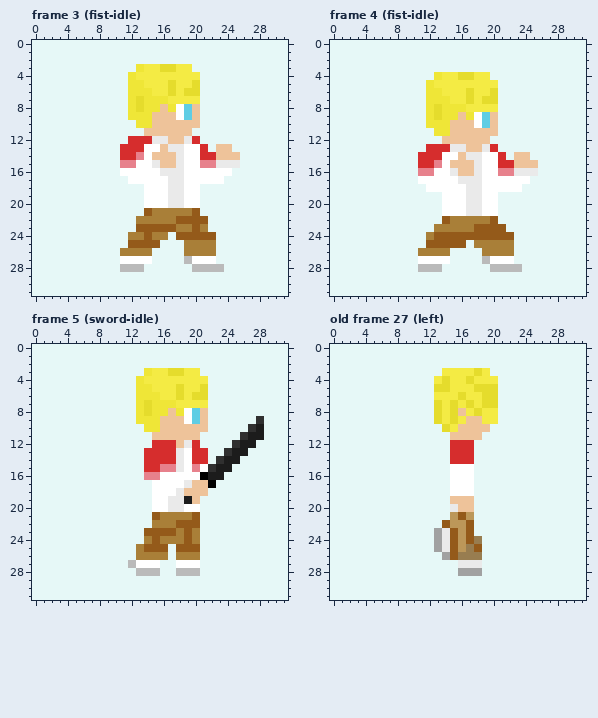
Pixel-art file, stored at Assets/Art/Aseprite/tommyinnit.aseprite. Above, as it was before the edit.
32x32 pixels, 42 frames. Colours within 5 levels of each other are drawn and written as one. Shown: frame 3 (fist-idle), frame 4 (fist-idle), frame 5 (sword-idle), old frame 27 (left). The commit also changed other frames, which this record leaves out.
After the commit:
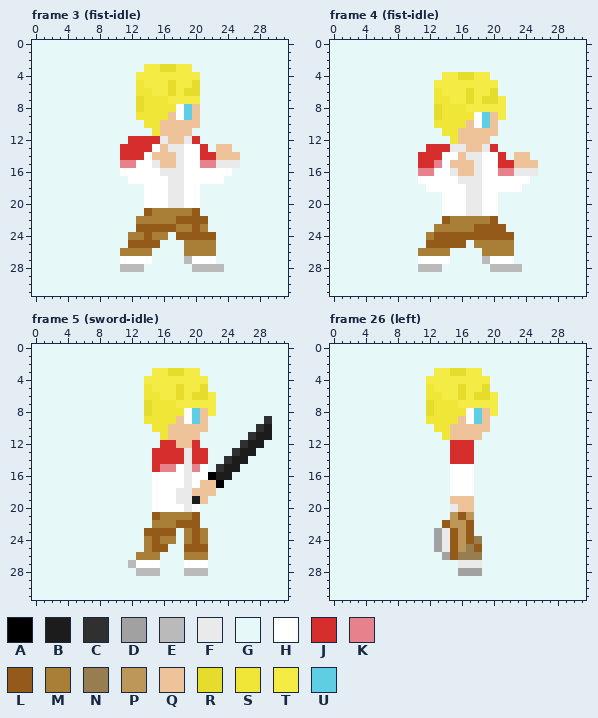
Palette (. is transparent): A #000000  B #1c1c1c  C #303030  D #a1a1a1  E #bababa  F #eaeaea  G #e6f8f7  H #ffffff  J #d62d2d  K #e7818c  L #945a1a  M #a97f38  N #987d50  P #bc9759  Q #eec39a  R #e5dc2c  S #efe637  T #f4eb44  U #5fcde4
The exact change:
frames 42 -> 41
--- frame 3 (fist-idle), layer "Layer 1"
@@ x 10..18 @@
  2 GGGGGGGGG
- 3 GGGSTTRRT
- 4 GGSTTTTTT
- 5 GGSSTTTRT
- 6 GGSSSTTRT
- 7 GGSRSSSTT
- 8 GGSRSSQSH
- 9 GGSSSQQQH
-10 GGGSSQQQQ
-11 GGGGQQQQQ
-12 GGJJJFFQQ
-13 GJJJHHQFF
-14 GJJKHQQQF
+ 3 GGGGTTRRT
+ 4 GGGTTTTTT
+ 5 GGGSTTTRT
+ 6 GGGSSTTRT
+ 7 GGGRSSSTT
+ 8 GGGRSSSSH
+ 9 GGGSSSSQH
+10 GGGGSSQQQ
+11 GGGGGSQQQ
+12 GGJJJJFQQ
+13 GJJJJHQFF
+14 GJJJHQQQF
 15 GKKHHFQQF
--- frame 4 (fist-idle), layer "Layer 1"
@@ x 10..23 @@
  3 GGGGGGGGGGGGGG
- 4 GGGSTTRRTTGGGG
- 5 GGSTTTTTTTTGGG
- 6 GGSSTTTRTTRGGG
- 7 GGSSSTTRTRRGGG
- 8 GGSRSSSTTTTGGG
- 9 GGSRSSQSHUQGGG
-10 GGSSSQQQHUQGGG
-11 GGGSSQQQQQQGGG
-12 GGGGQQQQQQGGGG
+ 4 GGGGTTRRTTGGGG
+ 5 GGGTTTTTTTTGGG
+ 6 GGGSTTTRTTRGGG
+ 7 GGGSSTTRTRRTGG
+ 8 GGGRSSSTTTTTGG
+ 9 GGGRSSSSHUQTGG
+10 GGGSSSSQHUQGGG
+11 GGGGSSQQQQQGGG
+12 GGGGGSQQQQGGGG
 13 GGJJJFFQQFJGGG
--- frame 5 (sword-idle), layers "sword", "Layer 1"
@@ x 11..31 @@
  2 GGGGGGGGGGGGGGGGGGGGG
- 3 GGGSTTRRTTGGGGGGGGGGG
- 4 GGSTTTTTTTTGGGGGGGGGG
- 5 GGSSTTTRTTRGGGGGGGGGG
- 6 GGSSSTTRTRRGGGGGGGGGG
- 7 GGSRSSSTTTTGGGGGGGGGG
- 8 GGSRSSQSHUQGGGGGGGGGG
- 9 GGSSSQQQHUQGGGGGGCGGG
-10 GGGSSQQQQQQGGGGGCBGGG
-11 GGGGQQQQQQGGGGGCBBGGG
-12 GGGGJJJQFJGGGGCBBGGGG
-13 GGGJJJJFHJJGGCBBGGGGG
-14 GGGJJJJFHJJGCBBGGGGGG
-15 GGGJJKKFHKHCBBGGGGGGG
-16 GGGKKHHHHHABBGGGGGGGG
-17 GGGGHHHHFQQAGGGGGGGGG
-18 GGGGHHHFQQQGGGGGGGGGG
-19 GGGGHHFFBQGGGGGGGGGGG
-20 GGGGHHFFHHGGGGGGGGGGG
+ 3 GGGGTTRRTTGGGGGGGGGGG
+ 4 GGGTTTTTTTTGGGGGGGGGG
+ 5 GGGSTTTRTTRGGGGGGGGGG
+ 6 GGGSSTTRTRRTGGGGGGGGG
+ 7 GGGRSSSTTTTTGGGGGGGGG
+ 8 GGGRSSSSHUQTGGGGGGGGG
+ 9 GGGSSSSQHUQGGGGGGGCGG
+10 GGGGSSQQQQQGGGGGGCBGG
+11 GGGGGSQQQQGGGGGGCBBGG
+12 GGGGGJJQQJGGGGGCBBGGG
+13 GGGGJJJJFJJGGGCBBGGGG
+14 GGGGJJJJFJJGGCBBGGGGG
+15 GGGGJKKHFKHGCBBGGGGGG
+16 GGGGHHHHFHHABBGGGGGGG
+17 GGGGHHHHFHQQAGGGGGGGG
+18 GGGGHHHFFQQQGGGGGGGGG
+19 GGGGHHHFFBQGGGGGGGGGG
+20 GGGGHHHHFHGGGGGGGGGGG
 21 GGGGLMMMMLGGGGGGGGGGG
 22 GGGGMMMLLLGGGGGGGGGGG
-23 GGGLLLLMLMGGGGGGGGGGG
-24 GGGMLMMMLMGGGGGGGGGGG
-25 GGMLLLGLLLGGGGGGGGGGG
-26 GGMMMMGMMMGGGGGGGGGGG
-27 GEHHHGGHHHGGGGGGGGGGG
-28 GGEEEGGEEEGGGGGGGGGGG
+23 GGGLLLLGMLMGGGGGGGGGG
+24 GGGMLMMGMLMGGGGGGGGGG
+25 GGGMLLGGLLLGGGGGGGGGG
+26 GGMMMGGGMMMGGGGGGGGGG
+27 GEHHHGGGHHHGGGGGGGGGG
+28 GGEEEGGGEEEGGGGGGGGGG
 29 GGGGGGGGGGGGGGGGGGGGG
--- frame 26 (left) against old frame 27 (left), layer "Layer 1"
@@ x 10..22 @@
  2 GGGGGGGGGGGGG
- 3 GGGGTTTTRTGGG
- 4 GGGTRTTRTTTGG
- 5 GGGRRTTTRRRGG
- 6 GGGTTTRTTRRGG
- 7 GGGRTRTRTRRGG
- 8 GGGRTRQTRTTGG
- 9 GGGRTRTQQTTGG
-10 GGGGRTQQQQGGG
-11 GGGGGQQQQGGGG
+ 3 GGGTTRRTTGGGG
+ 4 GGTTTTTTTTGGG
+ 5 GGSTTTRTTRGGG
+ 6 GGSSTTRTRRTGG
+ 7 GGRSSSTTTTTGG
+ 8 GGRSSSSHUQTGG
+ 9 GGSSSSQHUQGGG
+10 GGGSSQQQQQGGG
+11 GGGGSQQQQGGGG
 12 GGGGGJJJGGGGG
Boxes around the changes in both pictures, in picture pixels (x1, y1, x2, y2):
changed: (128, 64, 168, 160)
changed: (426, 72, 466, 144)
changed: (498, 96, 506, 120)
changed: (136, 368, 272, 576)
changed: (426, 368, 498, 440)
